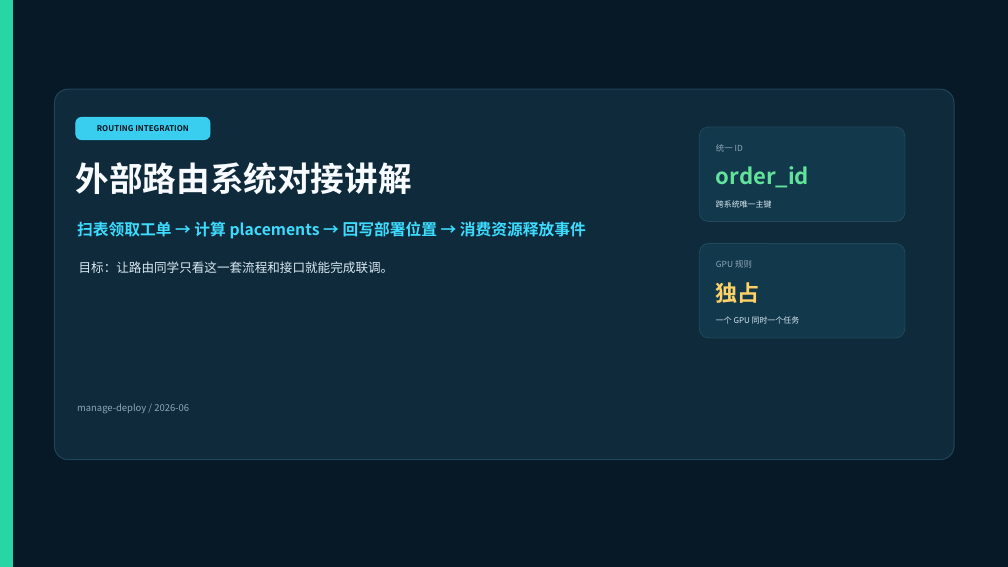
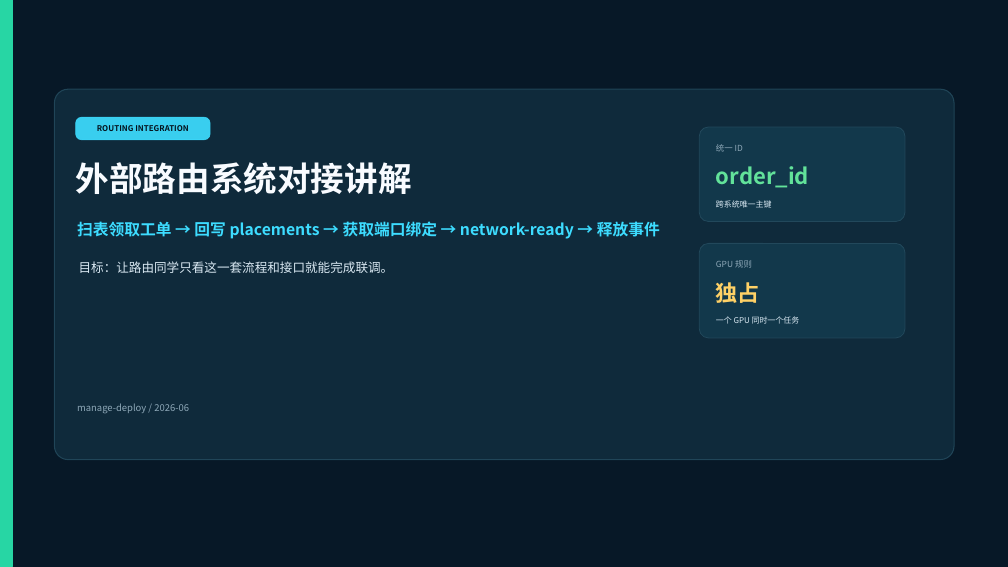
Before and after one commit to budcankui-dev/manage_deploy, a slide deck: slide 1 of docs/presentations/routing-integration/外部路由系统对接讲解.pptx. Drawn at 1008x567 pixels with LibreOffice and Linux fonts; fonts in the diff are those of the drawing. Boxes give left, top, right and bottom in pixels: in the first picture for what was removed or moved away, otherwise in the second. Text is boxed around its words. In the diff, an @@ line names an element or a change of style, - is before the commit and + after.

Commit message:
feat: add network-ready routing handoff

```diff
--- a/docs/presentations/routing-integration/外部路由系统对接讲解.pptx
+++ b/docs/presentations/routing-integration/外部路由系统对接讲解.pptx
@@ text at [77,221,660,239]: text changed @@
-扫表领取工单 → 计算 placements → 回写部署位置 → 消费资源释放事件
+扫表领取工单 → 回写 placements → 获取端口绑定 → network-ready → 释放事件
```
Also in this commit, not shown: 5 other slides changed, 17 other files.
